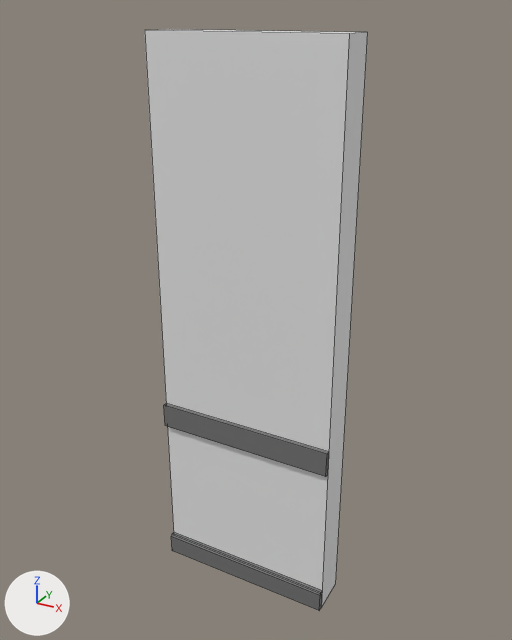
Before and after pictures for a commit that changed the Blender file Assets/BlenderFiles/WandMitLeiste1_4.blend.
One viewpoint serves both versions: a 50 mm lens placed at (2.13, -3.02, 3.09), pointed at (0.5, -0.06, 1.61). Every picture has the same lights, and +X, +Y and +Z are marked at lower left. Mesh edges are drawn as thin lines.

In view in the first picture: 'Wand 1 * 4'.
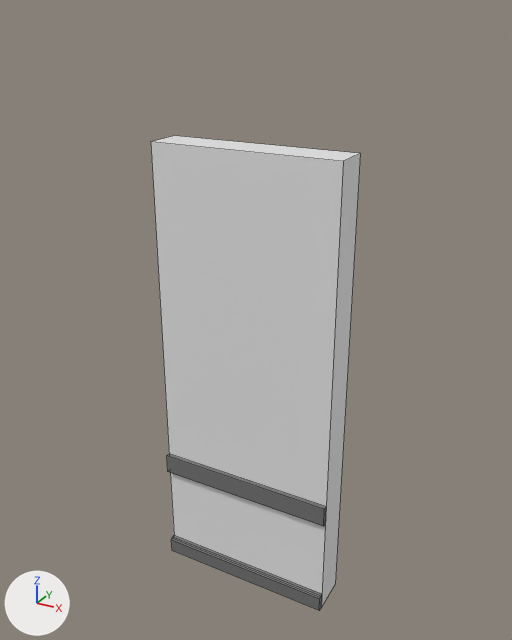
Where the change shows, as pixel boxes [x1, y1, x2, y2] in the pictures (512 x 640 px; the box of a moved part takes in the faces that stretch with it):
'Wand 1 * 4', reshaped (18% shorter): before [145, 29, 367, 611]; after [151, 136, 360, 611]
part 1 of me_cube, moved or reshaped: before [145, 29, 367, 598]; after [151, 136, 360, 598]
part 2 of me_cube, moved or reshaped: before [164, 403, 329, 611]; after [167, 454, 326, 611]

The change, as a list of edits to the scene's bpy script:
```text
Change me_cube:
    used by ob_wand_1___4; location = (0.0, 0.0, 0.0)
    verts and faces of me_cube; kept vertices keep their numbers, new ones are numbered from 36
    before: 0 (1.0, 0.0, 3.0) at pixel (367, 32), 2 (1.0, -0.2, 3.0) at pixel (349, 33), 4 (0.0, 0.0, 3.0) at pixel (169, 29), 6 (0.0, -0.2, 3.0) at pixel (144, 30)
    remove me_cube.from_pydata(...)  # 36 vertices, 18 faces; spans x 0.0..1.0, y -0.23..0.0, z 0.0..3.0
    add me_cube.from_pydata(...)  # 28 vertices, 18 faces; spans x 0.0..1.0, y -0.23..0.0, z 0.0..2.5
    me_cube part 1
    add for i in [0, 2, 4, 6]: verts[i] += (0.0, 0.0, -0.5)
    me_cube part 2
    10 vertices are removed from x 0.0..1.0, y -0.21..-0.2, z 0.0..0.13
    4 faces are deleted
    4 vertices in x 0.0..1.0, y -0.22..-0.2, z 0.91 move by (0.0, 0.0, -0.32)
    4 vertices in x 0.0..1.0, y -0.22..-0.2, z 1.04 move by (0.0, 0.0, -0.34)
    4 vertices in x 0.0..1.0, y -0.23..-0.21, z 0.11..0.12 move by (0.0, 0.0, -0.02)
    2 vertices move from x 0.0..1.0, y -0.22, z 0.12 to x 0.0..1.0, y -0.22, z 0.09
    2 vertices are added at (1.0, -0.2, 0.1), (0.0, -0.2, 0.1)
    4 new faces join them, mat_graue_leiste (grey #727272)
```
